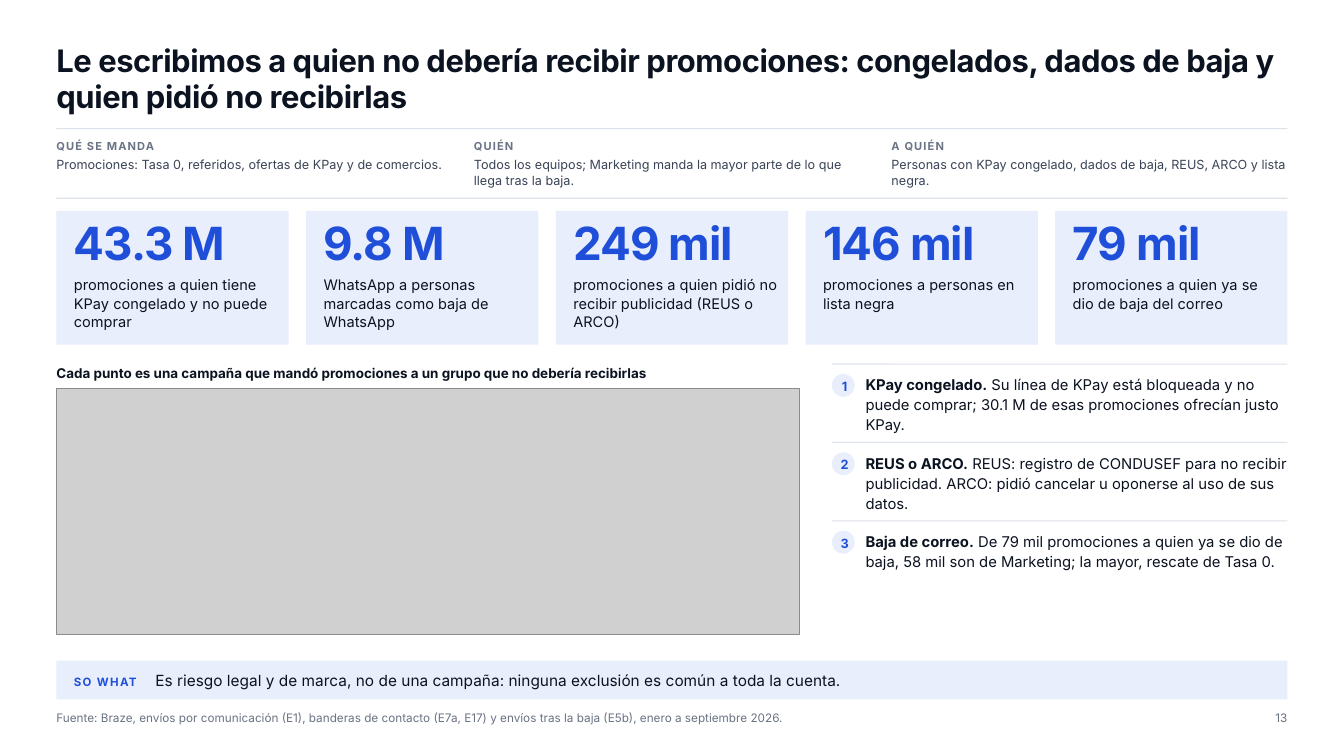
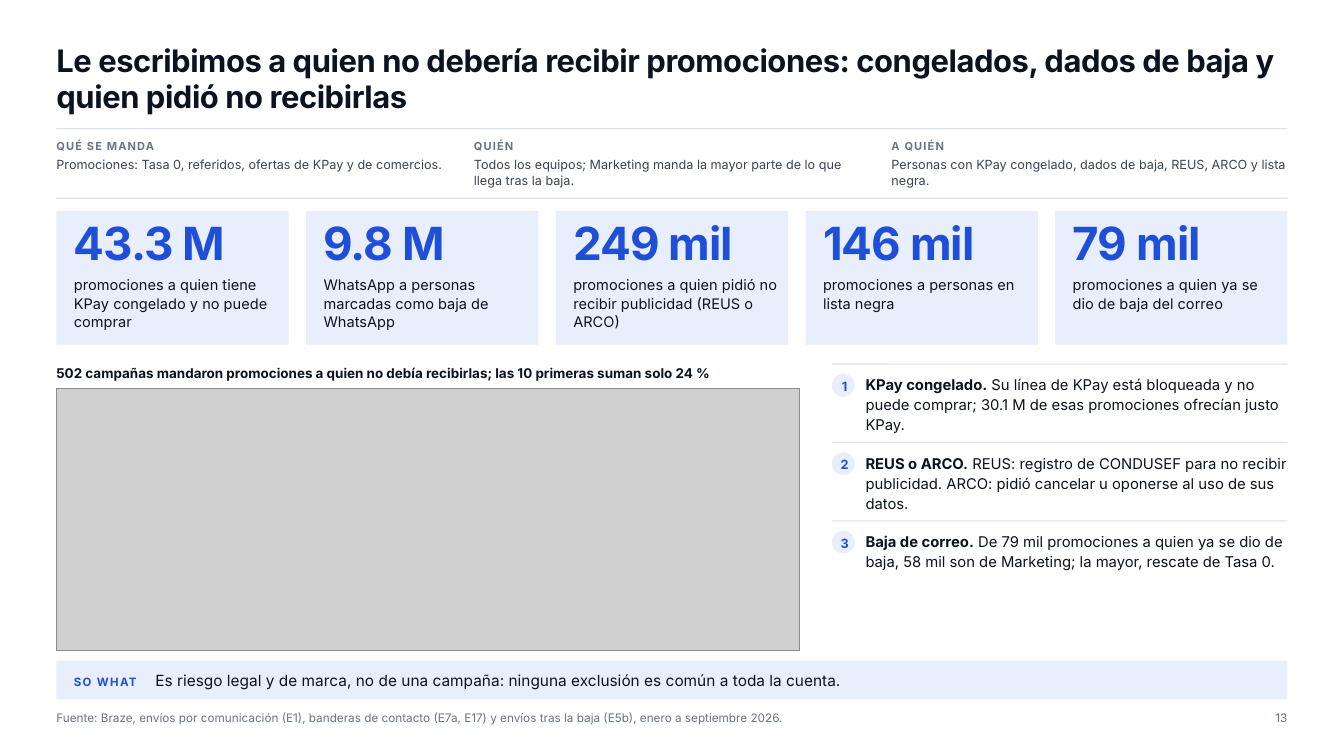
Before and after one commit to dvillasisr-lab/claude, a slide deck: slide 13 of braze-analysis/deck/v6/marketing/DECK_marketing.pptx. Drawn at 1344x756 pixels with LibreOffice and Linux fonts; fonts in the diff are those of the drawing; grey boxes stand for pictures. Boxes give left, top, right and bottom in pixels: in the first picture for what was removed or moved away, otherwise in the second. Text is boxed around its words. In the diff, an @@ line names an element or a change of style, - is before the commit and + after.

```diff
--- a/braze-analysis/deck/v6/marketing/DECK_marketing.pptx
+++ b/braze-analysis/deck/v6/marketing/DECK_marketing.pptx
@@ picture: place and size @@
-picture at (56,388,800,634)
+picture at (56,388,800,650)
@@ text at (56,367,693,381): text changed @@
-Cada punto es una campaña que mandó promociones a un grupo que no debería recibirlas
+502 campañas mandaron promociones a quien no debía recibirlas; las 10 primeras suman solo 24 %
```
Also in this commit, not shown: 1 other slide changed, 9 other files.
